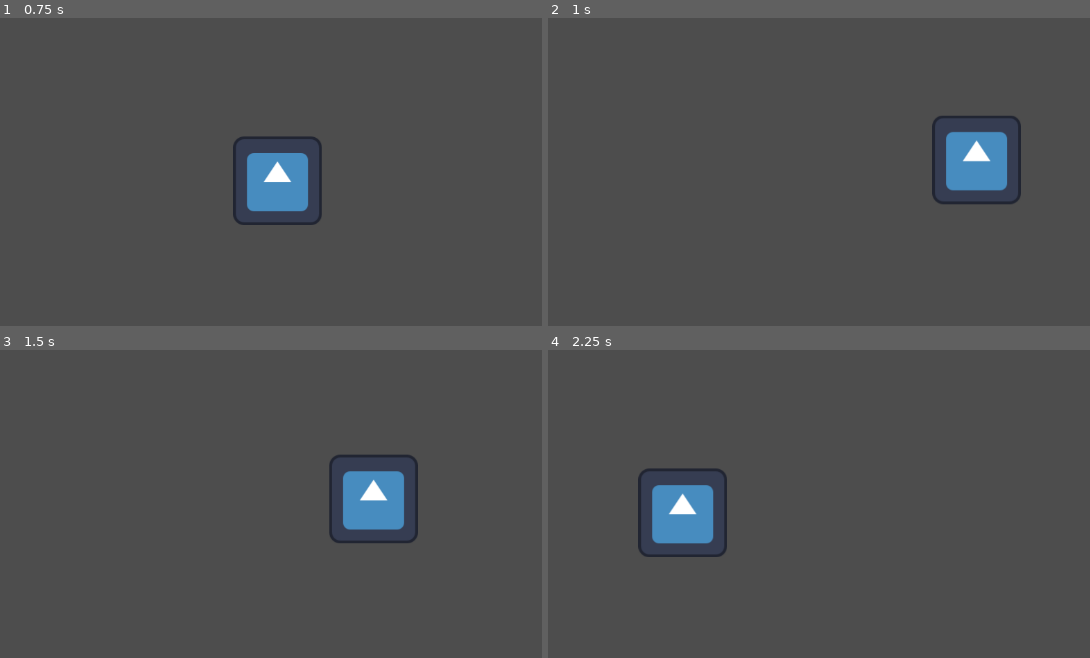
Above: before the commit, frames 1-4 (two rows, left to right).
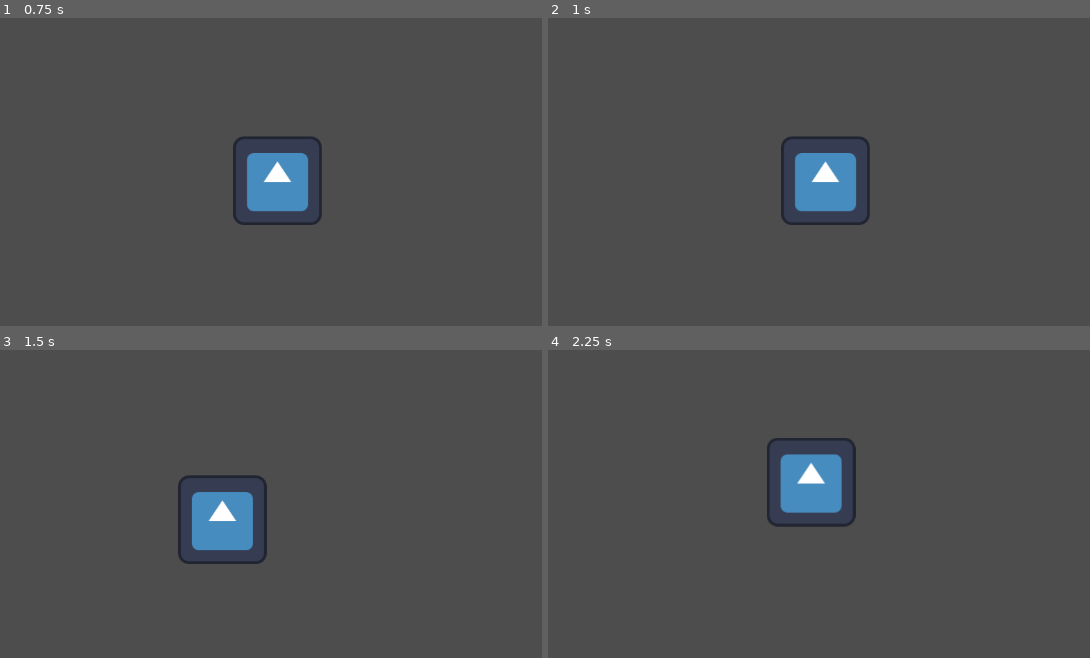
Above: after the commit, the same moments.

Repository: unsaltedkale/Quilt
Game: Godot game, scene res://Andy's Path/Scenes/ProjectileTest.tscn
Two runs of this game, one before a commit and one after it. Both use one fixed random seed, a clock stepped at 60 frames per second and the inputs below. This scene is started directly instead of the project's main scene. The engine's default icon, where the game draws it, is replaced by a stand-in: a white triangle on a blue panel in a dark square.
Inputs (mouse positions are in pixels of both pictures, inside the frame that each line leads up to):
- Up to frame 1 (0.75 s): tap Enter at 0.5 s; move the mouse to (433, 159) at 0.52 s; hold D (move_right) from 0.53 s (still down); click (433, 159) at 0.67 s
- Up to frame 2 (1 s): keep holding D (move_right); tap Space (jump) at 0.77 s
- Up to frame 3 (1.5 s): keep holding D (move_right); move the mouse to (97, 534) at 1.27 s; click (97, 534) at 1.42 s
- Up to frame 4 (2.25 s): tap Space (jump) at 1.52 s; move the mouse to (884, 414) at 2.02 s; release D (move_right) at 2.03 s; hold A (move_left) from 2.03 s (still down); click (884, 414) at 2.17 s

Frame 1 is identical in both runs. In frame 2, 5.6% of the frame differs, in the area x 42-88%, y 31-68%; in frame 3, 5.6%; in frame 4, 5.7%, in the area x 16-57%, y 28-68%.

Commit message:
Minor Projectile Work

Diff:
--- a/Andy's Path/Scripts/Projectile.gd
+++ b/Andy's Path/Scripts/Projectile.gd
@@ -2,15 +2,20 @@
 
 var speed = 20
 var mousePosition
+var pressedPosition;
 var direction
 var isPressed = false
 
 func _process(delta: float) -> void:
 	print(isPressed)
 	if isPressed == true:
-		direction = mousePosition - self.position
+		direction = pressedPosition - self.position
 		self.position += speed * direction.normalized()
 func _input(event: InputEvent) -> void:
 	if event is InputEventMouseButton:
-		isPressed = true
-		mousePosition = event.position
+		if event.pressed:
+			isPressed = true
+			mousePosition = event.position
+			pressedPosition = mousePosition
+		else:
+			isPressed = false
